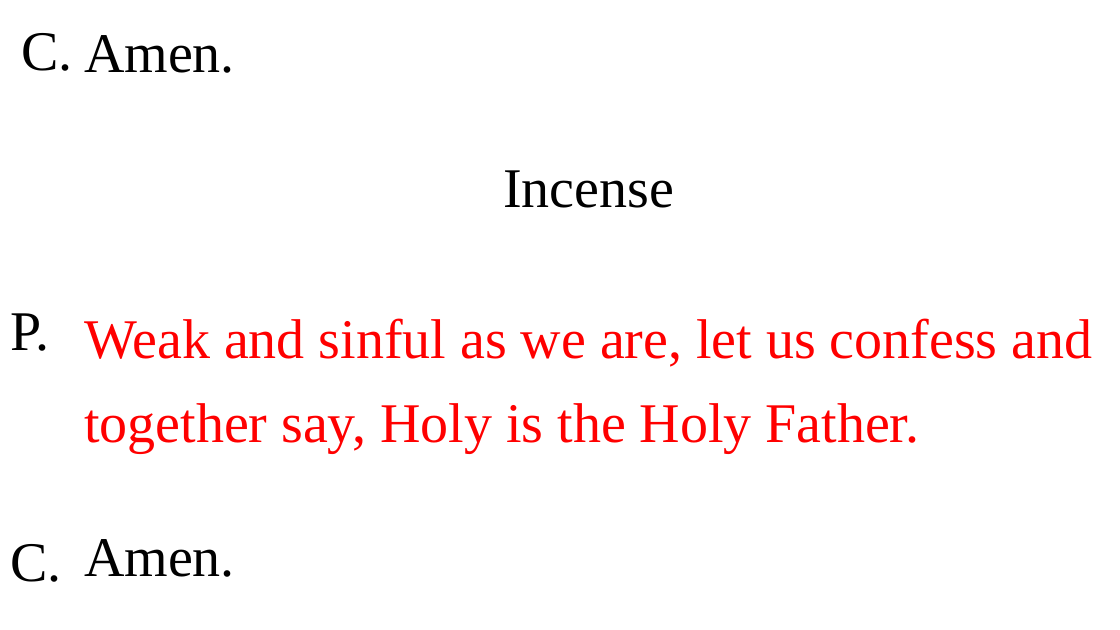
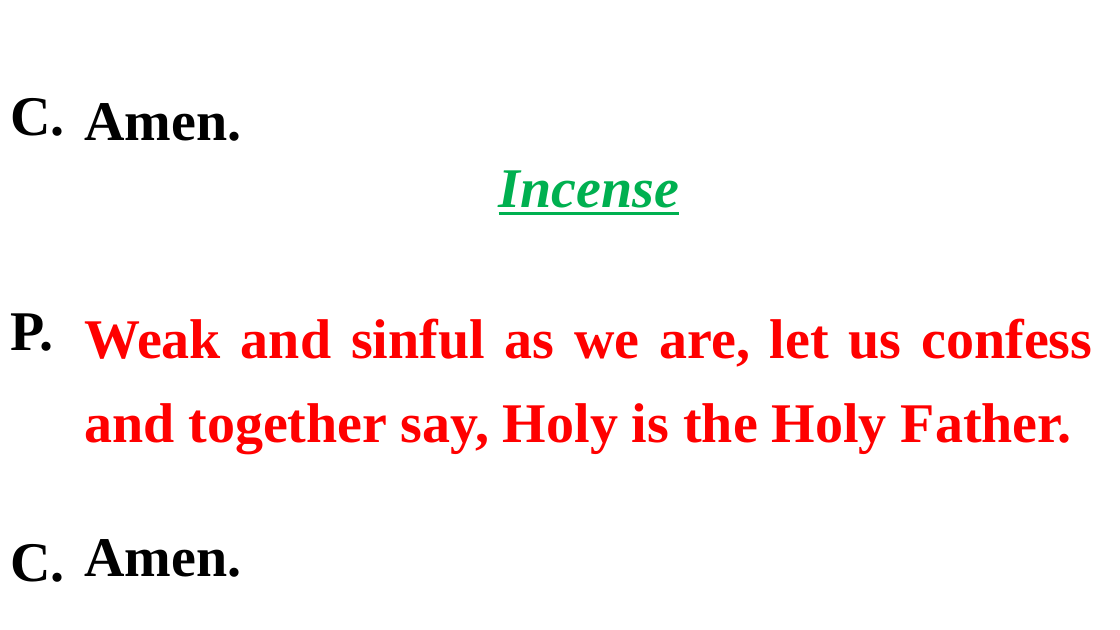
Before and after one commit to gijocode/Church_PPT_Utility, a slide deck: slide 39 of templates/english_service_template.pptx (slide 38 before the commit). Drawn at 1120x630 pixels with LibreOffice and Linux fonts; fonts in the diff are those of the drawing. Boxes give left, top, right and bottom in pixels: in the first picture for what was removed or moved away, otherwise in the second. Text is boxed around its words. In the diff, an @@ line names an element or a change of style, - is before the commit and + after.

```diff
--- a/templates/english_service_template.pptx
+++ b/templates/english_service_template.pptx
@@ text "Amen." at (x1=84, y1=103, x2=1093, y2=577): bold on; text colour #000000 to #00B050, italic on, underline on in "Incense" @@
@@ bold on in 3 elements at (x1=10, y1=313, x2=53, y2=351), (x1=10, y1=544, x2=64, y2=582), (x1=10, y1=98, x2=64, y2=136) @@
@@ text "C." moved from (x1=21, y1=33, x2=72, y2=71) to (x1=10, y1=98, x2=64, y2=136) @@
```
Also in this commit, not shown: 123 other slides changed, 26 slides added, 10 slides removed, 1 other file.
